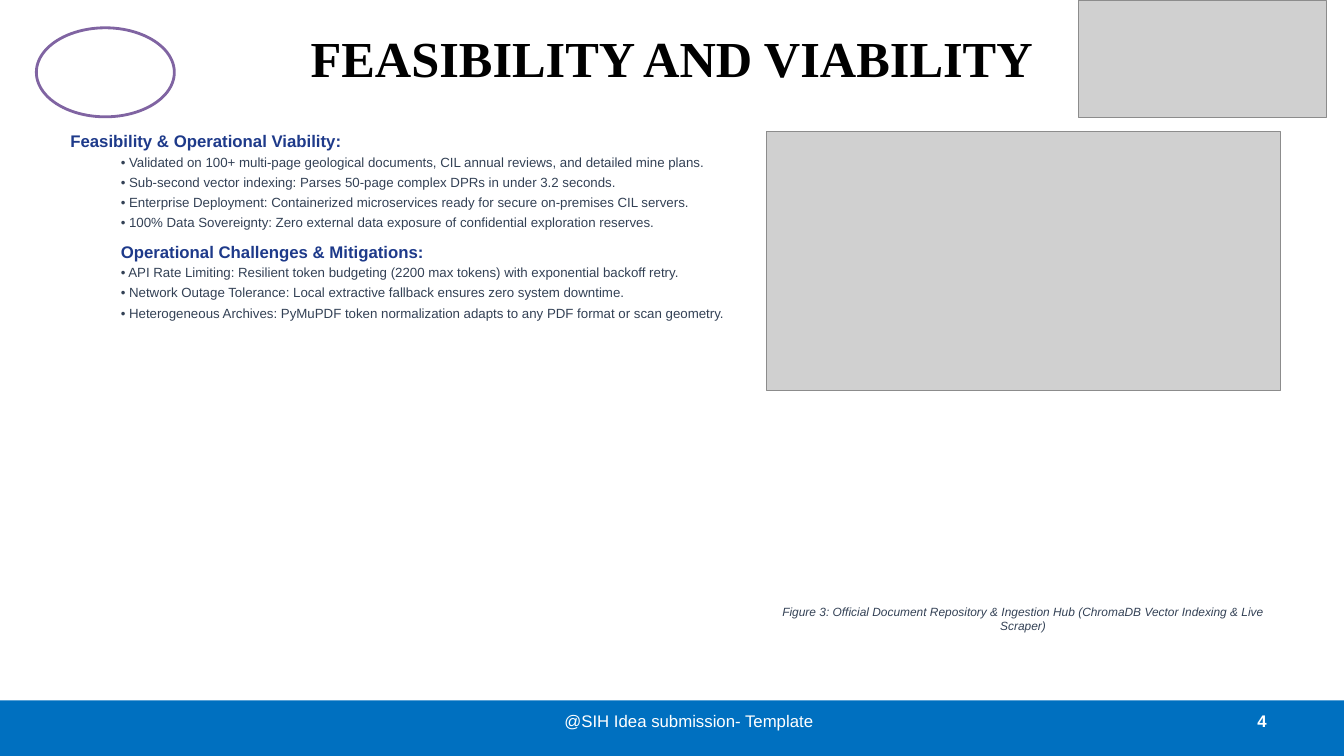
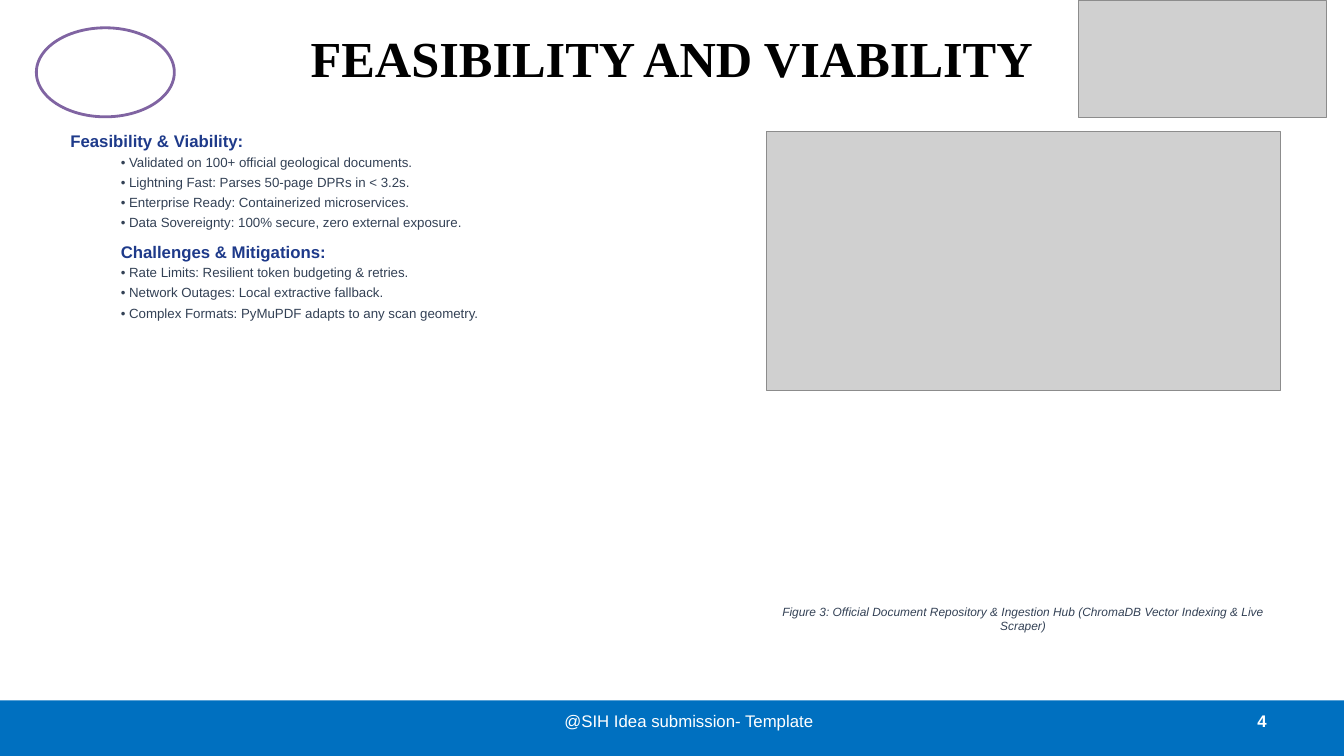
Before and after one commit to Sankar7567/data_miners, a slide deck: slide 4 of SIH2026_GeoIntel_Core_Data_Miners.pptx. Drawn at 1344x756 pixels with LibreOffice and Linux fonts; fonts in the diff are those of the drawing; grey boxes stand for pictures. Boxes give left, top, right and bottom in pixels: in the first picture for what was removed or moved away, otherwise in the second. Text is boxed around its words. In the diff, an @@ line names an element or a change of style, - is before the commit and + after.

```diff
--- a/SIH2026_GeoIntel_Core_Data_Miners.pptx
+++ b/SIH2026_GeoIntel_Core_Data_Miners.pptx
@@ text at (70, 135, 478, 321): text changed @@
-Feasibility & Operational Viability:
-  • Validated on 100+ multi-page geological documents, CIL annual reviews, and detailed mine plans.
-  • Sub-second vector indexing: Parses 50-page complex DPRs in under 3.2 seconds.
-  • Enterprise Deployment: Containerized microservices ready for secure on-premises CIL servers.
-  • 100% Data Sovereignty: Zero external data exposure of confidential exploration reserves.
-Operational Challenges & Mitigations:
-  • API Rate Limiting: Resilient token budgeting (2200 max tokens) with exponential backoff retry.
-  • Network Outage Tolerance: Local extractive fallback ensures zero system downtime.
-  • Heterogeneous Archives: PyMuPDF token normalization adapts to any PDF format or scan geometry.
+Feasibility & Viability:
+  • Validated on 100+ official geological documents.
+  • Lightning Fast: Parses 50-page DPRs in < 3.2s.
+  • Enterprise Ready: Containerized microservices.
+  • Data Sovereignty: 100% secure, zero external exposure.
+Challenges & Mitigations:
+  • Rate Limits: Resilient token budgeting & retries.
+  • Network Outages: Local extractive fallback.
+  • Complex Formats: PyMuPDF adapts to any scan geometry.
```
Also in this commit, not shown: 5 other slides changed, 4 other files.
